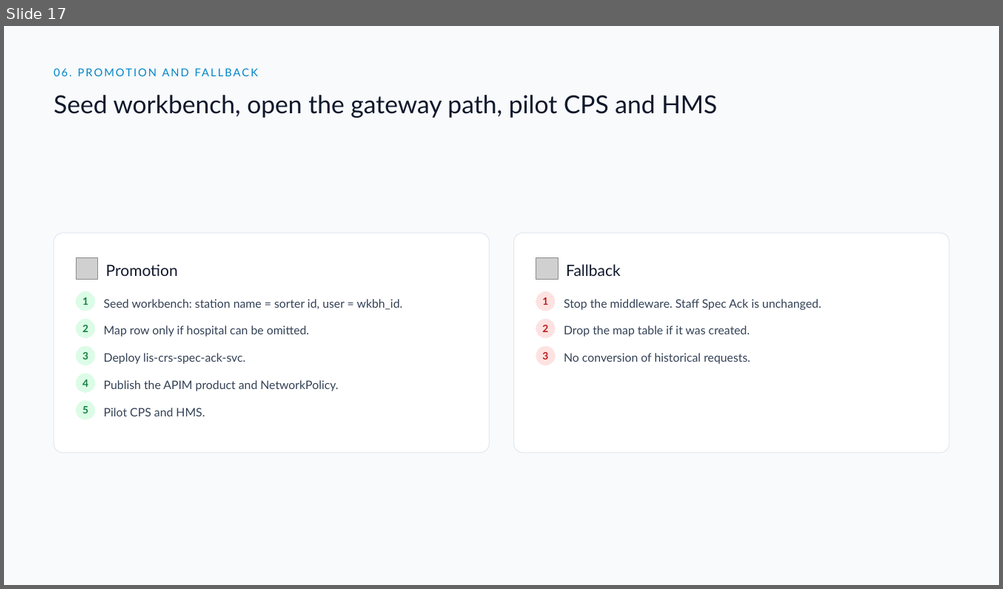
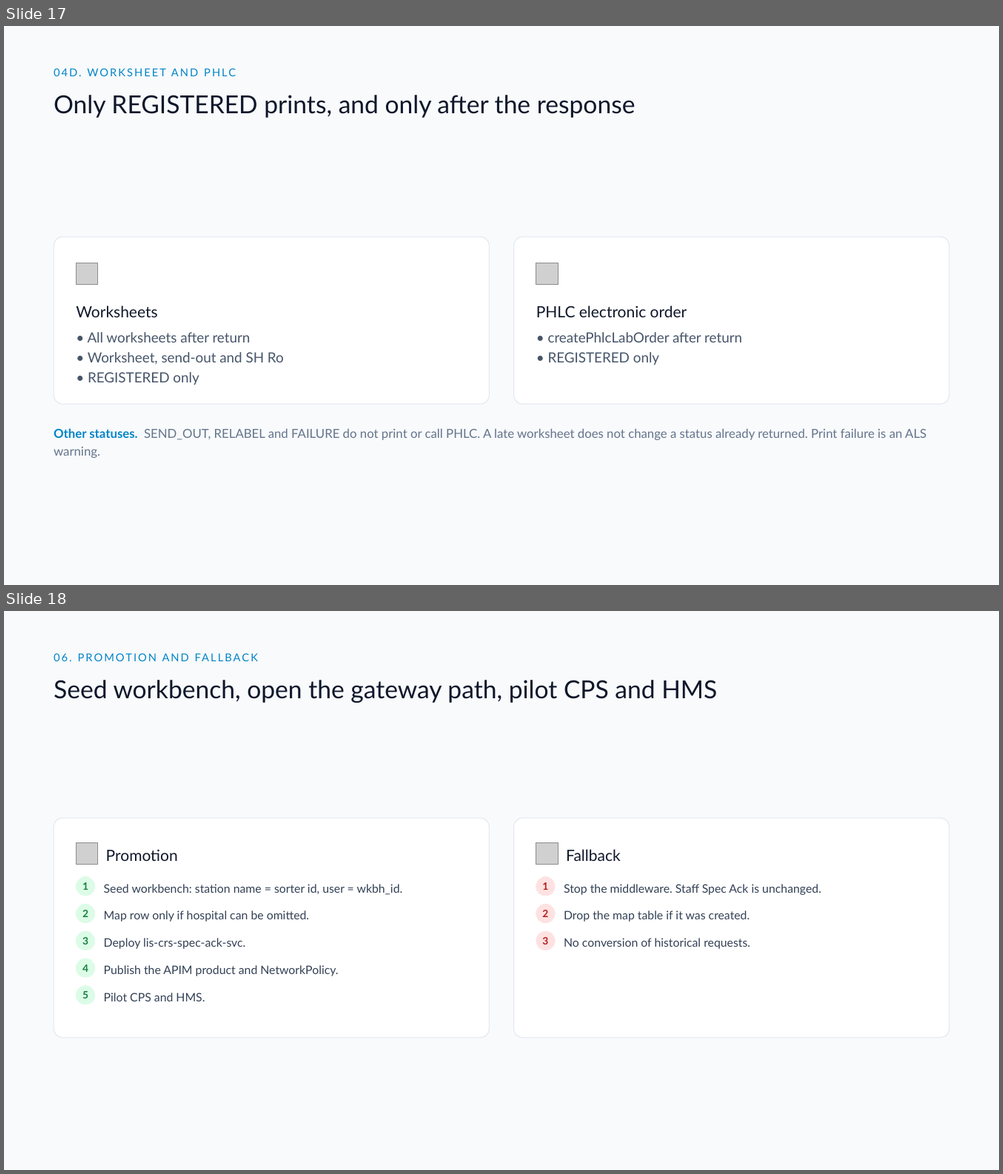
Before and after one commit to DragonChong/HA-Notes, a slide deck: SDLC/Projects/TMP-specimen-sorter-api — Specimen Sorter API/assets/Specimen Sorter API v3.pptx. Shown one above the other, each under a label of ours: slide 17 before the commit, slides 17 and 18 after it. The pictures are 1003x589 and 1003x1174 pixels, drawn with LibreOffice and Linux fonts; fonts in the diff are those of the drawing; grey boxes stand for pictures. Boxes give left, top, right and bottom in pixels: in the first picture for what was removed or moved away, otherwise in the second. Text is boxed around its words. In the diff, an @@ line names an element or a change of style, - is before the commit and + after.

```diff
--- a/SDLC/Projects/TMP-specimen-sorter-api — Specimen Sorter API/assets/Specimen Sorter API v3.pptx
+++ b/SDLC/Projects/TMP-specimen-sorter-api — Specimen Sorter API/assets/Specimen Sorter API v3.pptx
@@ slide 17 added at (x1=4, y1=26, x2=999, y2=585), background #F8FAFC @@
@@ text added at (x1=171, y1=68, x2=236, y2=76), 10.5 pt, text #0284C7 @@
+04D. WORKSHEET AND PHLC
@@ text added at (x1=54, y1=95, x2=635, y2=118), 24 pt, text #0F172A @@
+Only REGISTERED prints, and only after the response
@@ rounded rectangle added at (x1=54, y1=237, x2=489, y2=404), fill #FFFFFF, outline #E2E8F0 0.75 pt @@
@@ rounded rectangle added at (x1=514, y1=237, x2=948, y2=404), fill #FFFFFF, outline #E2E8F0 0.75 pt @@
@@ picture added at (x1=77, y1=264, x2=98, y2=285) @@
@@ picture added at (x1=536, y1=264, x2=558, y2=285) @@
@@ text added at (x1=76, y1=306, x2=157, y2=318), 15 pt, text #0F172A @@
+Worksheets
@@ text added at (x1=536, y1=306, x2=687, y2=318), 15 pt, text #0F172A @@
+PHLC electronic order
@@ text added at (x1=88, y1=332, x2=284, y2=386), 13.5 pt, text #475569 @@
+• All worksheets after return
+• Worksheet, send-out and SH Ro
+• REGISTERED only
@@ text added at (x1=548, y1=332, x2=742, y2=366), 13.5 pt, text #475569 @@
+• createPhlcLabOrder after return
+• REGISTERED only
@@ text added at (x1=54, y1=429, x2=926, y2=458), 12 pt, text #64748B @@
+Other statuses. SEND_OUT, RELABEL and FAILURE do not print or call PHLC. A late worksheet does not change a status already returned. Print failure is an ALS warning.
@@ what was slide 17 is now slide 18 @@
```
Also in this commit, not shown: 1 slide changed, 3 other files.
